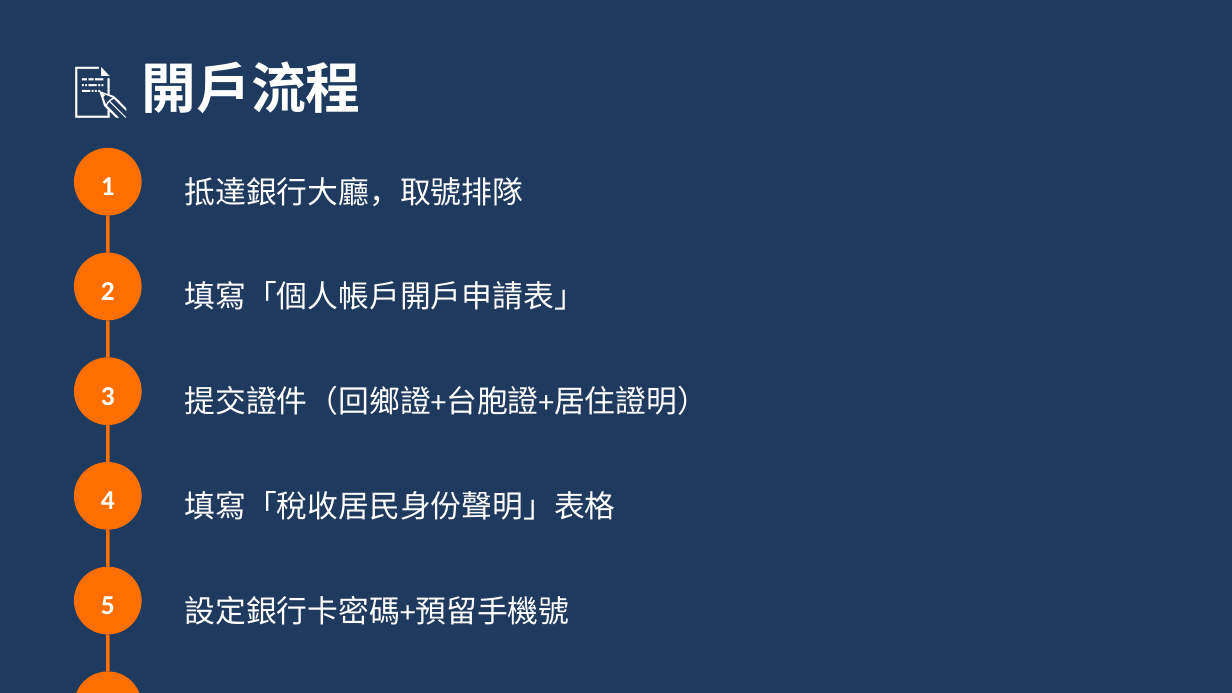
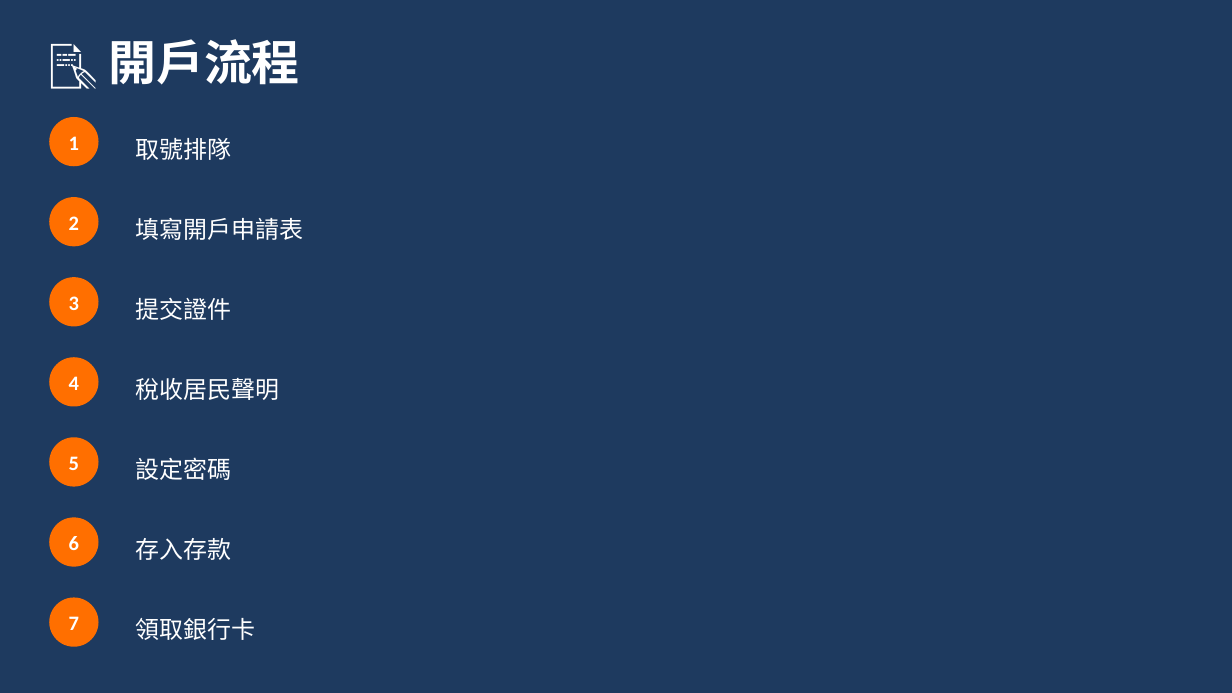
Before and after one commit to terryyehai/hongloumeng-reader, a slide deck: slide 4 of bank-account-guide.pptx. Drawn at 1232x693 pixels with LibreOffice and Linux fonts; fonts in the diff are those of the drawing. Boxes give left, top, right and bottom in pixels: in the first picture for what was removed or moved away, otherwise in the second. Text is boxed around its words. In the diff, an @@ line names an element or a change of style, - is before the commit and + after.

```diff
--- a/bank-account-guide.pptx
+++ b/bank-account-guide.pptx
@@ text "📝 開戶流程": place and size @@
-text "📝 開戶流程" at (142, 61, 361, 113)
+text "📝 開戶流程" at (108, 39, 299, 85)
@@ text "📝 開戶流程" at (108, 39, 299, 85): size 32 to 28 pt @@
@@ ellipse: place and size @@
-ellipse at (74, 148, 142, 216)
+ellipse at (49, 117, 99, 166)
@@ text "1": place and size @@
-text "1" at (101, 177, 115, 195)
+text "1" at (69, 136, 79, 150)
@@ text at (135, 138, 231, 160): text changed; size 18 to 14 pt @@
-抵達銀行大廳，取號排隊
+取號排隊
@@ text "2": place and size @@
-text "2" at (101, 282, 115, 300)
+text "2" at (69, 216, 79, 230)
@@ ellipse added at (49, 197, 99, 246), fill #FF6F00 @@
@@ line removed from (108, 216) to (108, 253) @@
@@ text at (135, 218, 303, 240): text changed; size 18 to 14 pt @@
-填寫「個人帳戶開戶申請表」
+填寫開戶申請表
@@ text "3": place and size @@
-text "3" at (101, 387, 115, 406)
+text "3" at (69, 296, 79, 310)
@@ ellipse: place and size @@
-ellipse at (74, 253, 142, 320)
+ellipse at (49, 277, 99, 326)
@@ text added at (135, 297, 231, 320), 14 pt, text #FFFFFF @@
+提交證件
@@ line removed from (108, 320) to (108, 357) @@
@@ ellipse: place and size @@
-ellipse at (74, 357, 142, 425)
+ellipse at (49, 357, 99, 407)
@@ text "4": place and size @@
-text "4" at (101, 491, 115, 509)
+text "4" at (69, 376, 79, 390)
@@ text added at (135, 378, 279, 400), 14 pt, text #FFFFFF @@
+稅收居民聲明
@@ text removed at (185, 386, 708, 415) @@
-提交證件（回鄉證+台胞證+居住證明）
@@ ellipse: place and size @@
-ellipse at (74, 462, 142, 530)
+ellipse at (49, 437, 99, 487)
@@ text "5": place and size @@
-text "5" at (101, 596, 115, 614)
+text "5" at (69, 456, 79, 470)
@@ line removed from (108, 425) to (108, 462) @@
@@ text at (135, 457, 231, 480): text changed; size 18 to 14 pt @@
-填寫「稅收居民身份聲明」表格
+設定密碼
@@ size 16 to 12 pt in 6 elements at (69, 136, 79, 150), (69, 216, 79, 230), (69, 296, 79, 310), (69, 376, 79, 390), (69, 456, 79, 470), (69, 536, 79, 550) @@
@@ text "6": place and size @@
-text "6" at (74, 684, 142, 693)
+text "6" at (69, 536, 79, 550)
@@ ellipse added at (49, 517, 99, 567), fill #FF6F00 @@
@@ line removed from (108, 530) to (108, 567) @@
@@ text at (135, 538, 231, 560): text changed; size 18 to 14 pt @@
-存入初始存款（建議1000元起）
+存入存款
@@ ellipse: place and size @@
-ellipse at (74, 567, 142, 634)
+ellipse at (49, 598, 99, 647)
@@ text added at (69, 616, 79, 630), 12 pt, text #FFFFFF, bold @@
+7
@@ text at (135, 618, 255, 640): text changed; size 18 to 14 pt @@
-設定銀行卡密碼+預留手機號
+領取銀行卡
@@ line removed from (108, 634) to (108, 671) @@
@@ ellipse removed at (74, 671, 142, 693) @@
```
Also in this commit, not shown: 5 other slides changed, 1 slide added, 1 slide removed.
